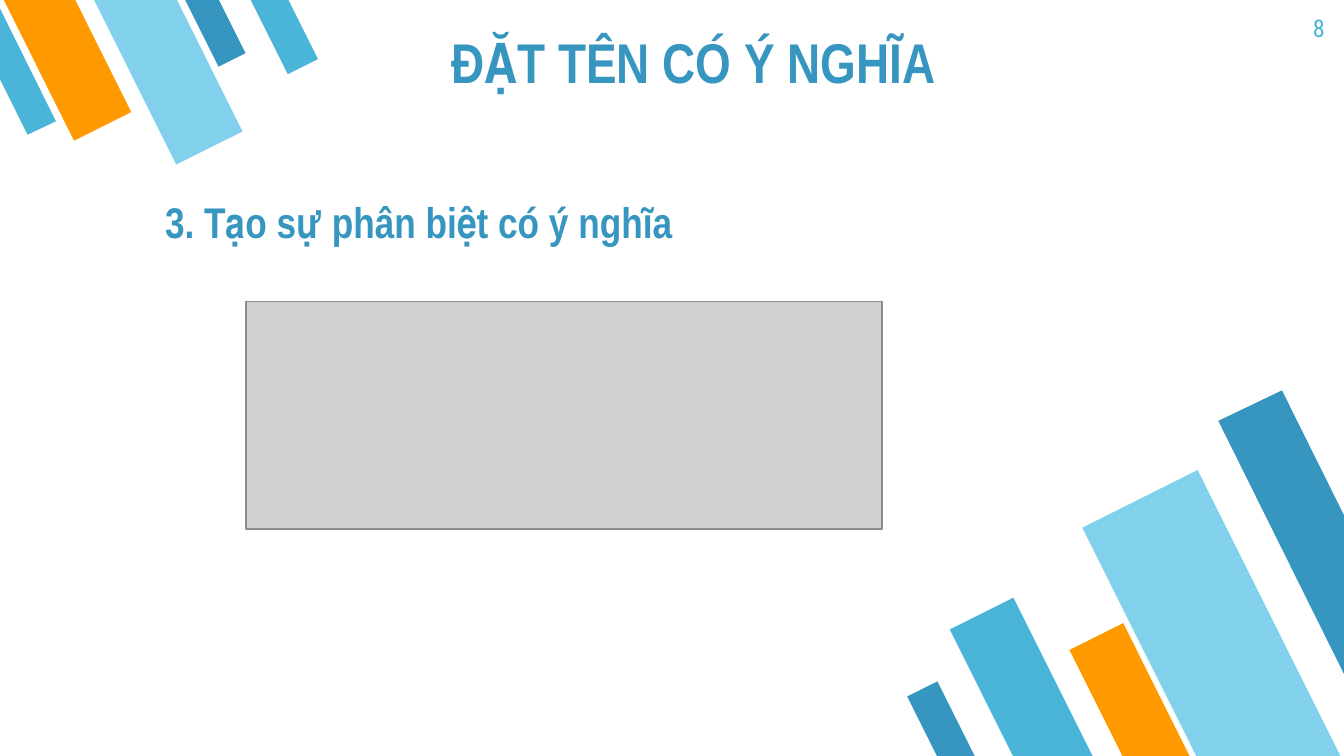
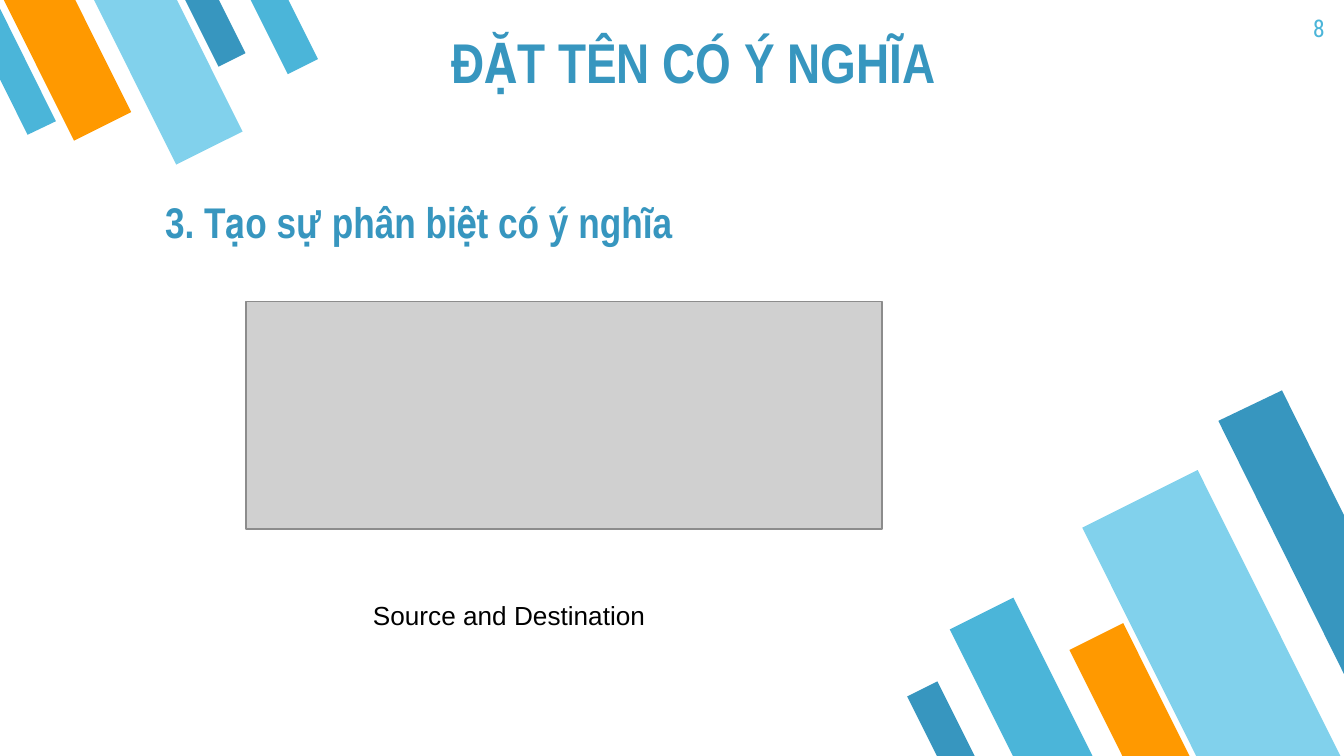
Before and after one commit to anhduy97a6/gem-training, a slide deck: slide 8 of Clean code.pptx. Drawn at 1344x756 pixels with LibreOffice and Linux fonts; fonts in the diff are those of the drawing; grey boxes stand for pictures. Boxes give left, top, right and bottom in pixels: in the first picture for what was removed or moved away, otherwise in the second. Text is boxed around its words. In the diff, an @@ line names an element or a change of style, - is before the commit and + after.

```diff
--- a/Clean code.pptx
+++ b/Clean code.pptx
@@ text added at (x1=373, y1=606, x2=645, y2=626), 14 pt, text #000000 @@
+Source and Destination
```
Also in this commit, not shown: 4 other files.
